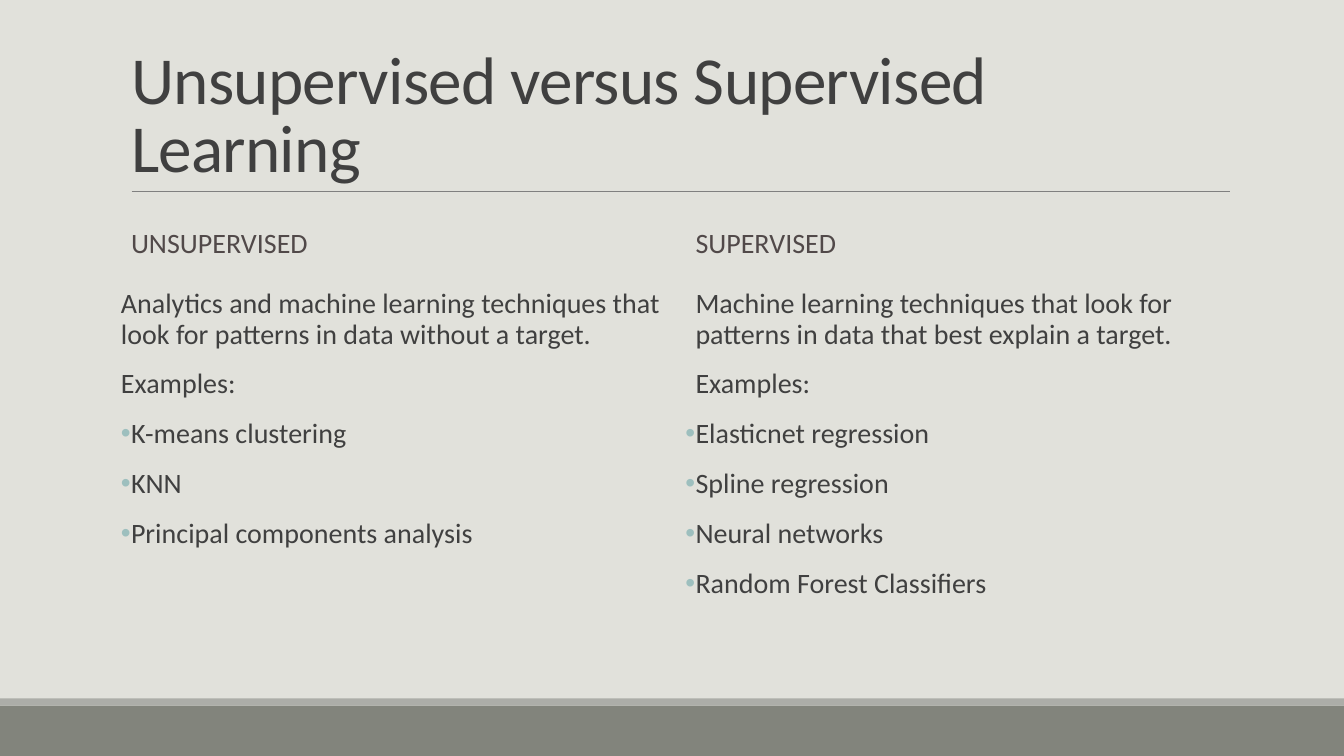
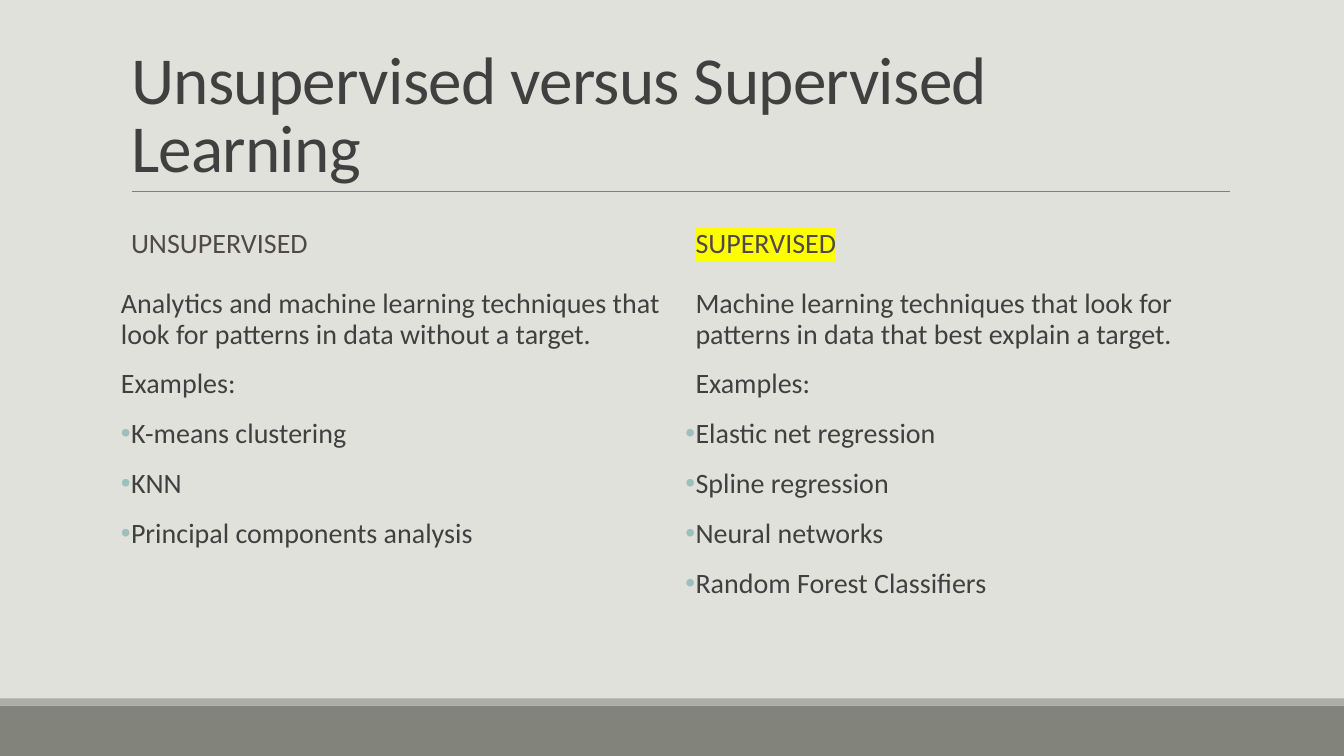
Before and after one commit to casey-whorton-waynestate/public-course-content, a slide deck: slide 44 of Wayne State Course.pptx (slide 45 before the commit). Drawn at 1344x756 pixels with LibreOffice and Linux fonts; fonts in the diff are those of the drawing. Boxes give left, top, right and bottom in pixels: in the first picture for what was removed or moved away, otherwise in the second. Text is boxed around its words. In the diff, an @@ line names an element or a change of style, - is before the commit and + after.

```diff
--- a/Wayne State Course.pptx
+++ b/Wayne State Course.pptx
@@ text "SUPERVISED" at (696,229,837,259): highlight none to #FFFF00 @@
@@ text at (696,423,936,448): spaces changed @@
-• Elasticnet regression
+• Elastic net regression
```
Also in this commit, not shown: 10 other slides changed, 6 slides added, 7 slides removed.
